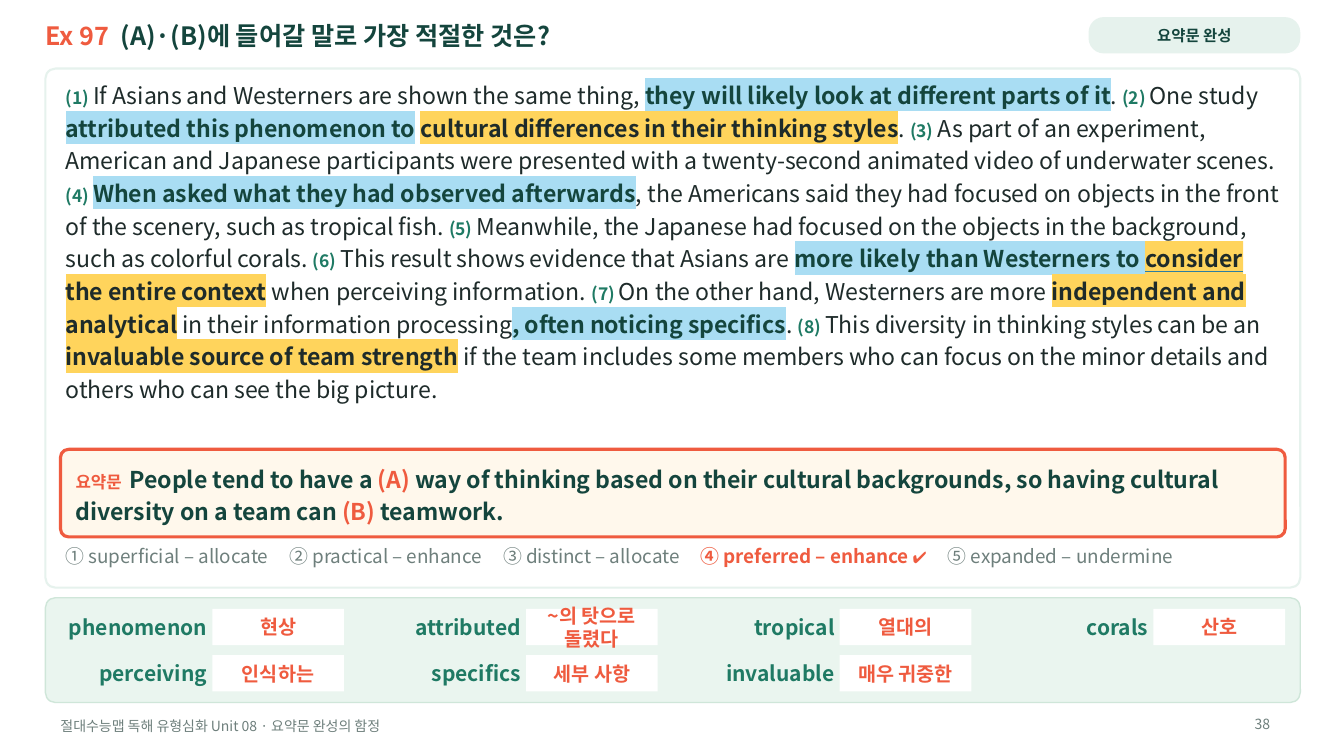
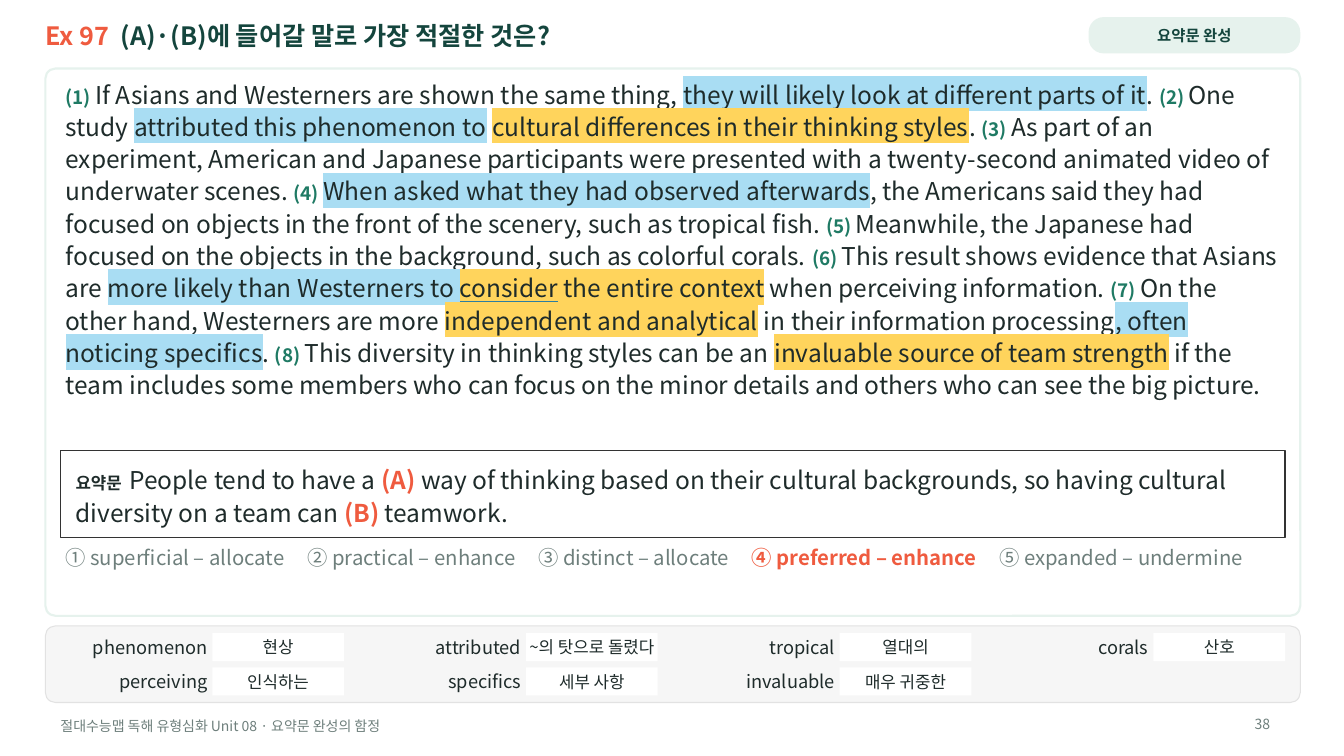
Before and after one commit to HUFSDavid/HUFSDavid, a slide deck: slide 38 of 절대수능맵_독해유형심화_Unit08_수업PPT.pptx. Drawn at 1344x756 pixels with LibreOffice and Linux fonts; fonts in the diff are those of the drawing. Boxes give left, top, right and bottom in pixels: in the first picture for what was removed or moved away, otherwise in the second. Text is boxed around its words. In the diff, an @@ line names an element or a change of style, - is before the commit and + after.

```diff
--- a/절대수능맵_독해유형심화_Unit08_수업PPT.pptx
+++ b/절대수능맵_독해유형심화_Unit08_수업PPT.pptx
@@ rounded rectangle: place and size @@
-rounded rectangle at box(45, 69, 1301, 588)
+rounded rectangle at box(45, 69, 1301, 616)
@@ rounded rectangle at box(45, 69, 1301, 616): proportions changed @@
@@ text "(1) If Asians and Westerners ..." at box(66, 79, 1278, 400): size 12.5 to 13.5 pt in "(1) (2) (3) (4) (5) (6) (7) ..."; size 16.5 to 17.5 pt; text colour #14453D to #1E2B2A, bold off in "they will likely look at different parts ..."; line spacing 1.18 to 1.1 @@
@@ rectangle at box(60, 451, 1286, 537): rounded rectangle to rectangle; fill #FFF8EC to #FFFFFF; outline #EF5B3F 2.25 pt to #333333 1 pt @@
@@ text "요약문 People tend to have ..." at box(76, 469, 1226, 528): size 16.5 to 17.5 pt, text colour #14453D to #1E2B2A, bold off; text colour #EF5B3F to #1E2B2A in "요약문" @@
@@ text at box(66, 547, 1243, 570): text changed; size 13.5 to 14.5 pt @@
-① superficial – allocate ② practical – enhance ③ distinct – allocate ④ preferred – enhance ✔ ⑤ expanded – undermine
+① superficial – allocate ② practical – enhance ③ distinct – allocate ④ preferred – enhance ⑤ expanded – undermine
@@ rounded rectangle: place and size @@
-rounded rectangle at box(45, 598, 1301, 703)
+rounded rectangle at box(45, 626, 1301, 703)
@@ rounded rectangle at box(45, 626, 1301, 703): fill #EAF5EF to #F6F6F6; outline #CFE6D9 1 pt to #E2E2E2 0.75 pt; proportions changed @@
@@ text "phenomenon": place and size @@
-text "phenomenon" at box(69, 618, 207, 640)
+text "phenomenon" at box(93, 639, 207, 658)
@@ rectangle "현상": place and size @@
-rectangle "현상" at box(213, 609, 345, 645)
+rectangle "현상" at box(213, 633, 345, 661)
@@ text "attributed": place and size @@
-text "attributed" at box(415, 618, 521, 636)
+text "attributed" at box(436, 639, 521, 654)
@@ rectangle "~의 탓으로 돌렸다": place and size @@
-rectangle "~의 탓으로 돌렸다" at box(526, 609, 658, 645)
+rectangle "~의 탓으로 돌렸다" at box(526, 633, 658, 661)
@@ text "tropical": place and size @@
-text "tropical" at box(754, 618, 835, 640)
+text "tropical" at box(769, 639, 834, 658)
@@ rectangle "열대의": place and size @@
-rectangle "열대의" at box(840, 609, 972, 645)
+rectangle "열대의" at box(840, 633, 972, 661)
@@ size 15 to 13 pt, text colour #1F7A64 to #1E2B2A, bold off in 7 elements at box(120, 674, 208, 693), box(448, 673, 521, 692), box(747, 673, 835, 689), box(93, 639, 207, 658), box(769, 639, 834, 658), box(436, 639, 521, 654), box(1098, 639, 1148, 655) @@
@@ text "corals": place and size @@
-text "corals" at box(1087, 618, 1148, 636)
+text "corals" at box(1098, 639, 1148, 655)
@@ size 14 to 12 pt, text colour #EF5B3F to #1E2B2A, bold off in 7 elements at box(213, 667, 345, 696), box(526, 667, 658, 696), box(840, 667, 972, 696), box(213, 633, 345, 661), box(526, 633, 658, 661), box(840, 633, 972, 661), box(1153, 633, 1286, 661) @@
@@ rectangle "산호": place and size @@
-rectangle "산호" at box(1153, 609, 1286, 645)
+rectangle "산호" at box(1153, 633, 1286, 661)
@@ text "perceiving": place and size @@
-text "perceiving" at box(99, 664, 207, 686)
+text "perceiving" at box(120, 674, 208, 693)
@@ rectangle "인식하는": place and size @@
-rectangle "인식하는" at box(213, 655, 345, 692)
+rectangle "인식하는" at box(213, 667, 345, 696)
@@ text "specifics": place and size @@
-text "specifics" at box(432, 664, 521, 686)
+text "specifics" at box(448, 673, 521, 692)
@@ rectangle "세부 사항": place and size @@
-rectangle "세부 사항" at box(526, 655, 658, 692)
+rectangle "세부 사항" at box(526, 667, 658, 696)
@@ text "invaluable": place and size @@
-text "invaluable" at box(726, 664, 835, 682)
+text "invaluable" at box(747, 673, 835, 689)
@@ rectangle "매우 귀중한": place and size @@
-rectangle "매우 귀중한" at box(840, 655, 972, 692)
+rectangle "매우 귀중한" at box(840, 667, 972, 696)
```
Also in this commit, not shown: 23 other slides changed, 5 other files.
